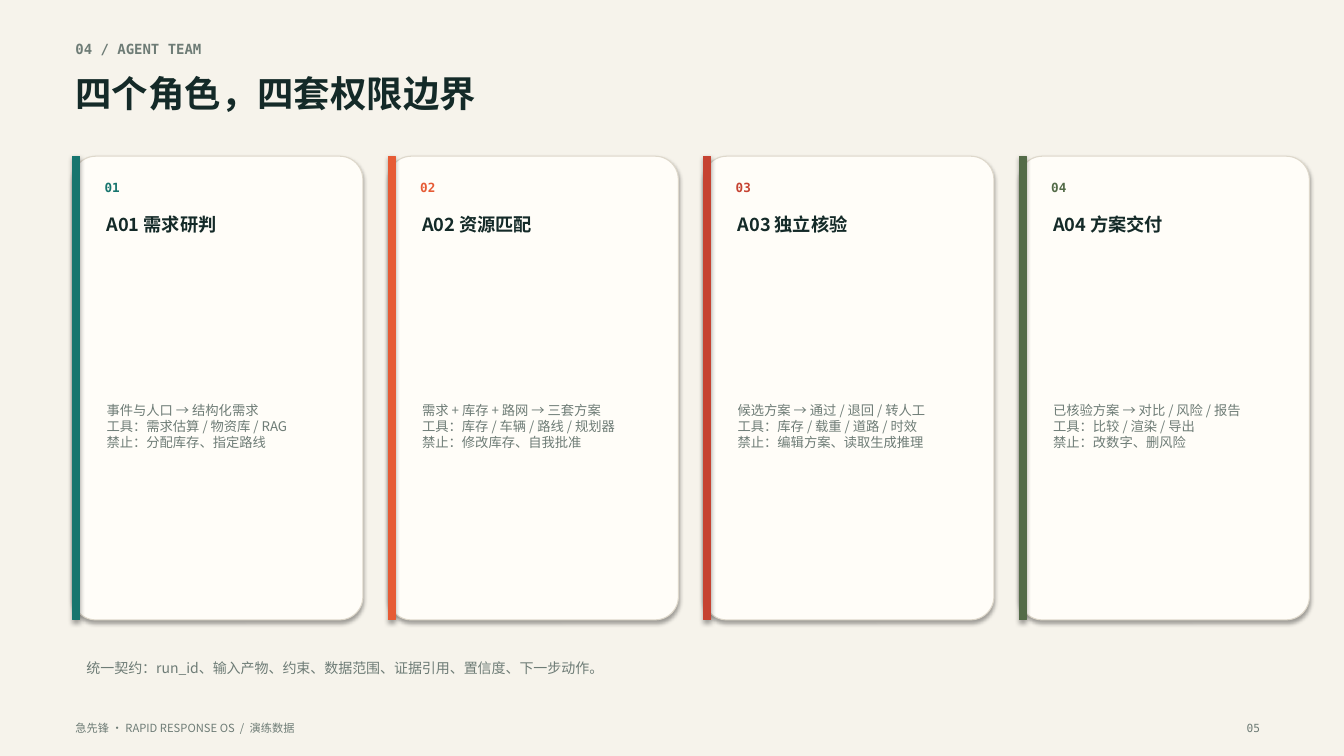
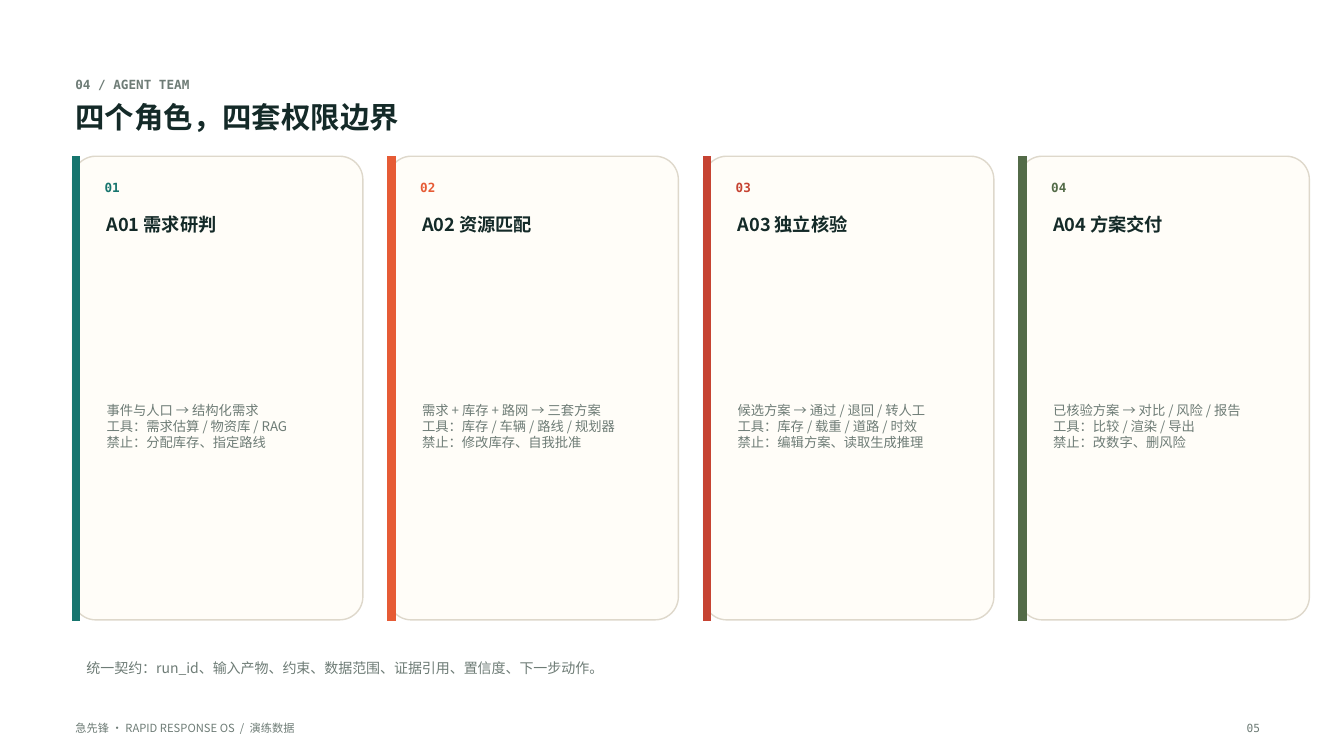
Before and after one commit to Jtyang123/jixianfeng, a slide deck: slide 5 of docs/急先锋_项目讲解PPT.pptx. Drawn at 1344x756 pixels with LibreOffice and Linux fonts; fonts in the diff are those of the drawing; background and template pictures are left out. Boxes give left, top, right and bottom in pixels: in the first picture for what was removed or moved away, otherwise in the second. Text is boxed around its words. In the diff, an @@ line names an element or a change of style, - is before the commit and + after.

```diff
--- a/docs/急先锋_项目讲解PPT.pptx
+++ b/docs/急先锋_项目讲解PPT.pptx
@@ rectangle removed at [0, 0, 1344, 756] @@
@@ text "04 / AGENT TEAM": place and size @@
-text "04 / AGENT TEAM" at [75, 43, 202, 54]
+text "04 / AGENT TEAM" at [75, 79, 189, 89]
@@ text "04 / AGENT TEAM" at [75, 79, 189, 89]: size 10 to 9 pt @@
@@ text "四个角色，四套权限边界": place and size @@
-text "四个角色，四套权限边界" at [75, 76, 476, 112]
+text "四个角色，四套权限边界" at [75, 103, 398, 132]
@@ text "四个角色，四套权限边界" at [75, 103, 398, 132]: size 26 to 21 pt @@
@@ rectangle at [73, 156, 80, 620]: outline #17756E 0.75 pt to #17756E 1 pt; shadow off @@
@@ outline #DED8CB 0.75 pt to #DED8CB 1 pt; shadow off in 4 elements at [388, 156, 679, 620], [704, 156, 994, 620], [1019, 156, 1310, 620], [73, 156, 363, 620] @@
@@ rectangle at [388, 156, 395, 620]: outline #E65B35 0.75 pt to #E65B35 1 pt; shadow off @@
@@ rectangle at [704, 156, 711, 620]: outline #C64332 0.75 pt to #C64332 1 pt; shadow off @@
@@ rectangle at [1019, 156, 1026, 620]: outline #536B48 0.75 pt to #536B48 1 pt; shadow off @@
```
Also in this commit, not shown: 13 other slides changed, 1 slide added, 1 slide removed, 40 other files.
